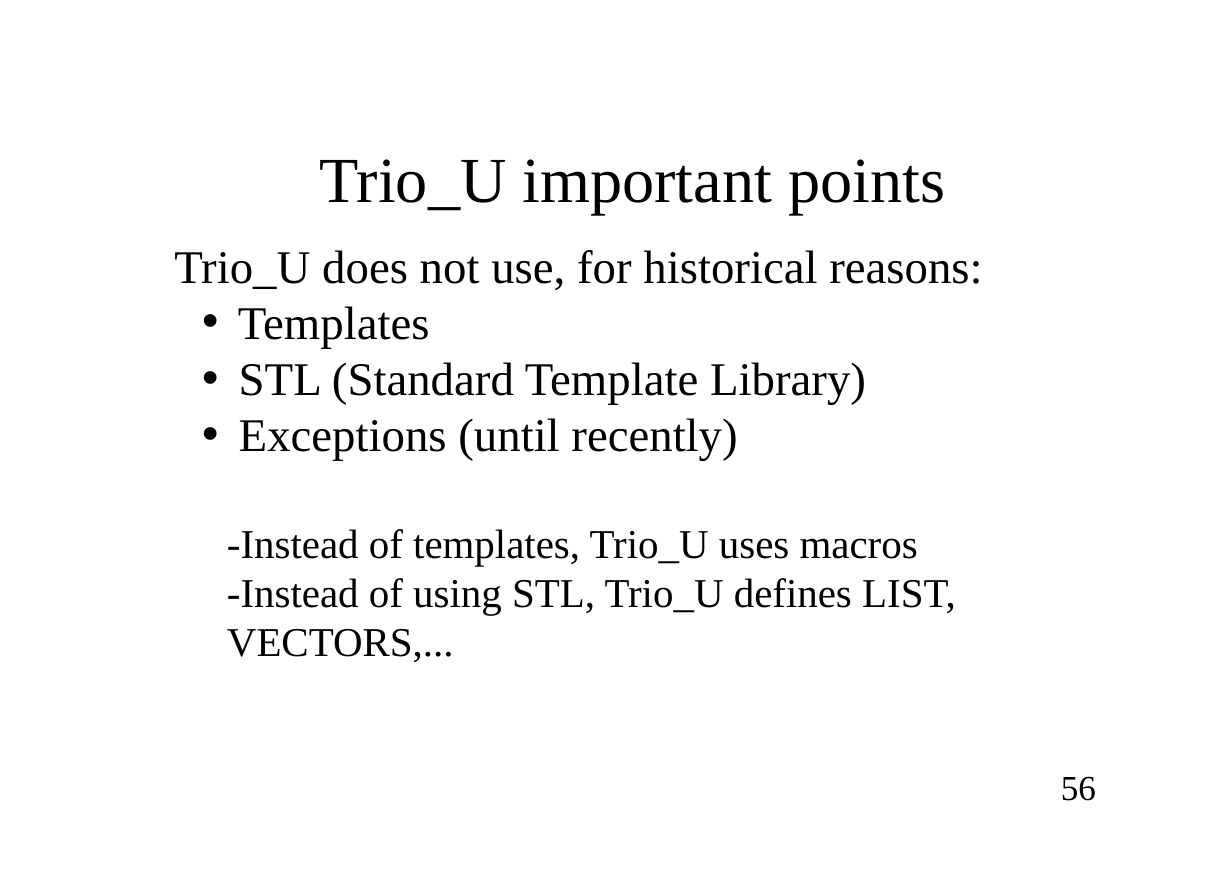
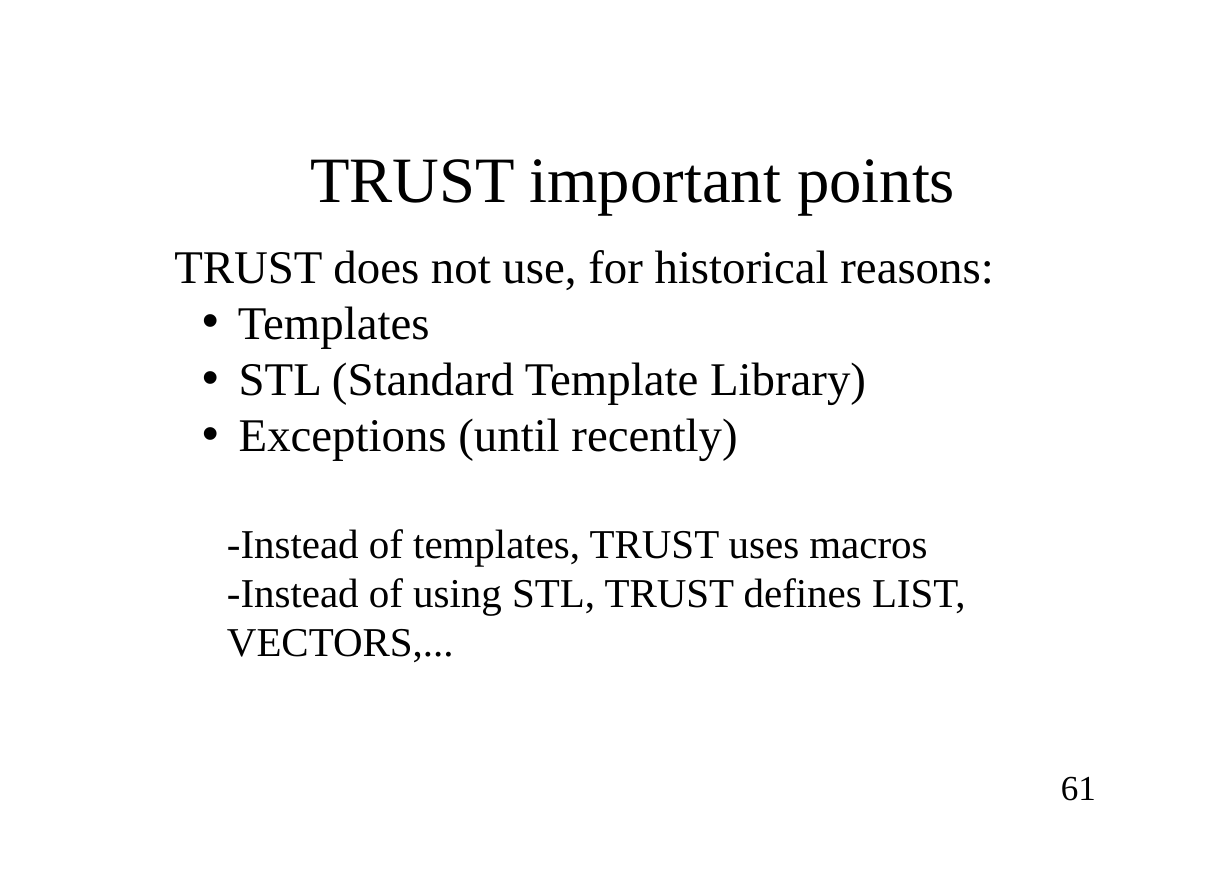
Before and after one commit to cea-trust-platform/trust-code, a slide deck: slide 61 of doc/TRUST/Developer_TRUST_presentation.odp (slide 56 before the commit). Drawn at 1232x871 pixels with LibreOffice and Linux fonts; fonts in the diff are those of the drawing; background and template pictures are left out. Boxes give left, top, right and bottom in pixels: in the first picture for what was removed or moved away, otherwise in the second. Text is boxed around its words. In the diff, an @@ line names an element or a change of style, - is before the commit and + after.

```diff
--- a/doc/TRUST/Developer_TRUST_presentation.odp
+++ b/doc/TRUST/Developer_TRUST_presentation.odp
@@ title at box(310, 159, 955, 215): text changed; size 43.9 to 44.2 pt @@
-Trio_U important points
+TRUST important points
@@ text at box(174, 250, 993, 290): text changed @@
-Trio_U does not use, for historical reasons:
+TRUST does not use, for historical reasons:
@@ text at box(227, 529, 966, 662): text changed @@
--Instead of templates, Trio_U uses macros
--Instead of using STL, Trio_U defines LIST, VECTORS,...
+-Instead of templates, TRUST uses macros
+-Instead of using STL, TRUST defines LIST, VECTORS,...
@@ page number at box(1061, 776, 1096, 801): text changed @@
-56
+61
```
Also in this commit, not shown: 156 other slides changed, 12 slides added, 7 slides removed, 7 other files.
